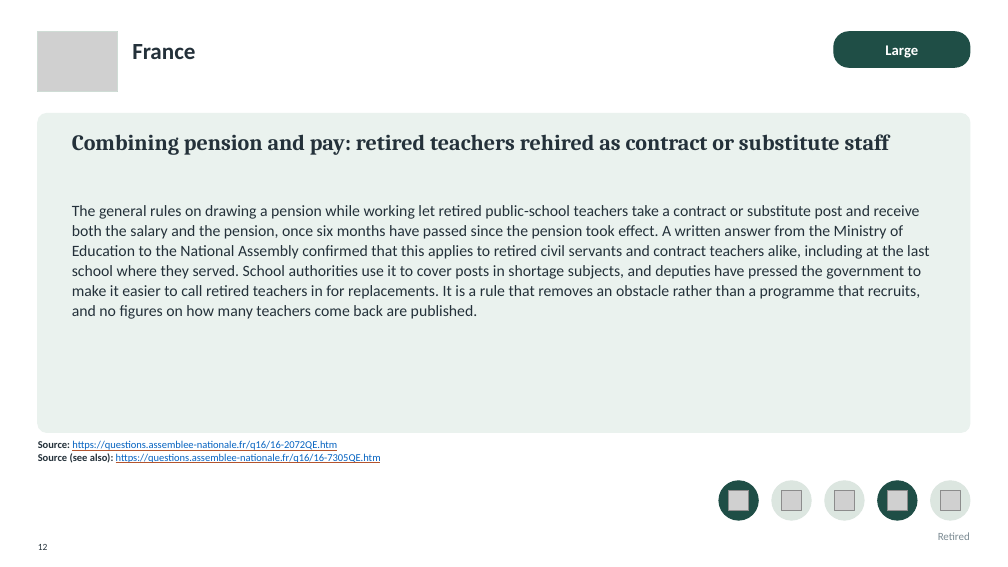
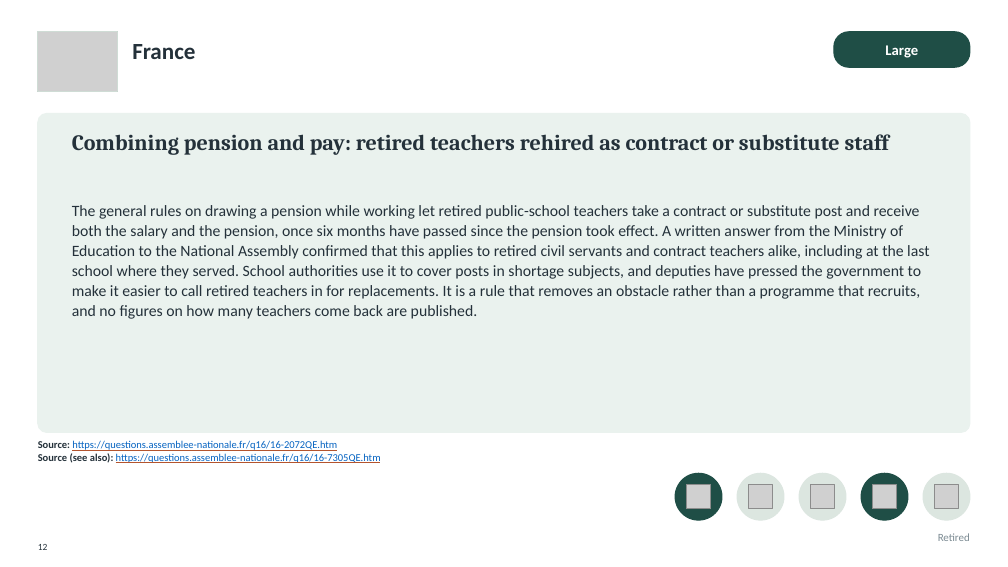
Before and after one commit to jedr1-ship-it/Alternative-Pathways----Quant, a slide deck: slide 12 of policies/Re-attracting_Former_Teachers.pptx. Drawn at 1008x567 pixels with LibreOffice and Linux fonts; fonts in the diff are those of the drawing; grey boxes stand for pictures. Boxes give left, top, right and bottom in pixels: in the first picture for what was removed or moved away, otherwise in the second. Text is boxed around its words. In the diff, an @@ line names an element or a change of style, - is before the commit and + after.

```diff
--- a/policies/Re-attracting_Former_Teachers.pptx
+++ b/policies/Re-attracting_Former_Teachers.pptx
@@ ellipse resized from (x1=719, y1=481, x2=758, y2=520) to (x1=675, y1=473, x2=722, y2=520) @@
@@ ellipse resized from (x1=772, y1=481, x2=811, y2=520) to (x1=737, y1=473, x2=784, y2=520) @@
@@ ellipse resized from (x1=825, y1=481, x2=864, y2=520) to (x1=799, y1=473, x2=846, y2=520) @@
@@ ellipse resized from (x1=878, y1=481, x2=917, y2=520) to (x1=861, y1=473, x2=908, y2=520) @@
@@ ellipse resized from (x1=931, y1=481, x2=970, y2=520) to (x1=923, y1=473, x2=970, y2=520) @@
@@ picture resized from (x1=728, y1=490, x2=749, y2=510) to (x1=687, y1=485, x2=711, y2=509) @@
@@ picture resized from (x1=781, y1=490, x2=802, y2=510) to (x1=749, y1=485, x2=773, y2=509) @@
@@ picture resized from (x1=834, y1=490, x2=854, y2=510) to (x1=811, y1=485, x2=835, y2=509) @@
@@ picture resized from (x1=887, y1=490, x2=907, y2=510) to (x1=873, y1=485, x2=897, y2=509) @@
@@ picture resized from (x1=940, y1=490, x2=960, y2=510) to (x1=935, y1=485, x2=959, y2=509) @@
```
Also in this commit, not shown: 31 other slides changed, 2 other files.
